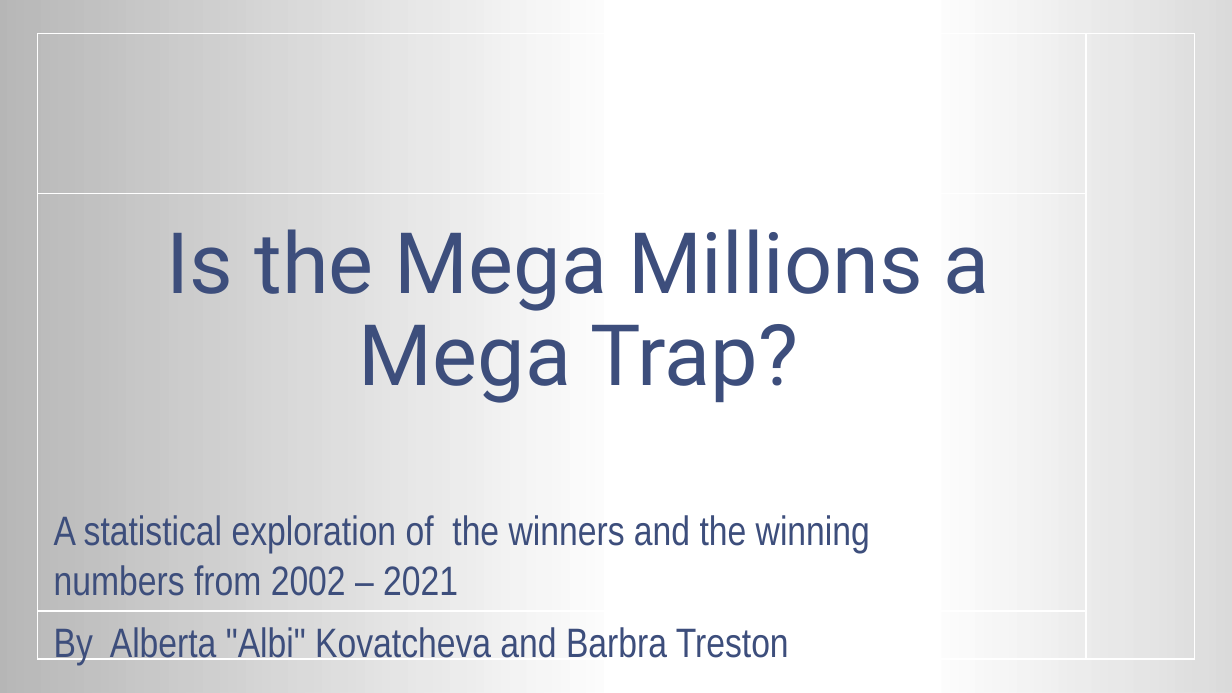
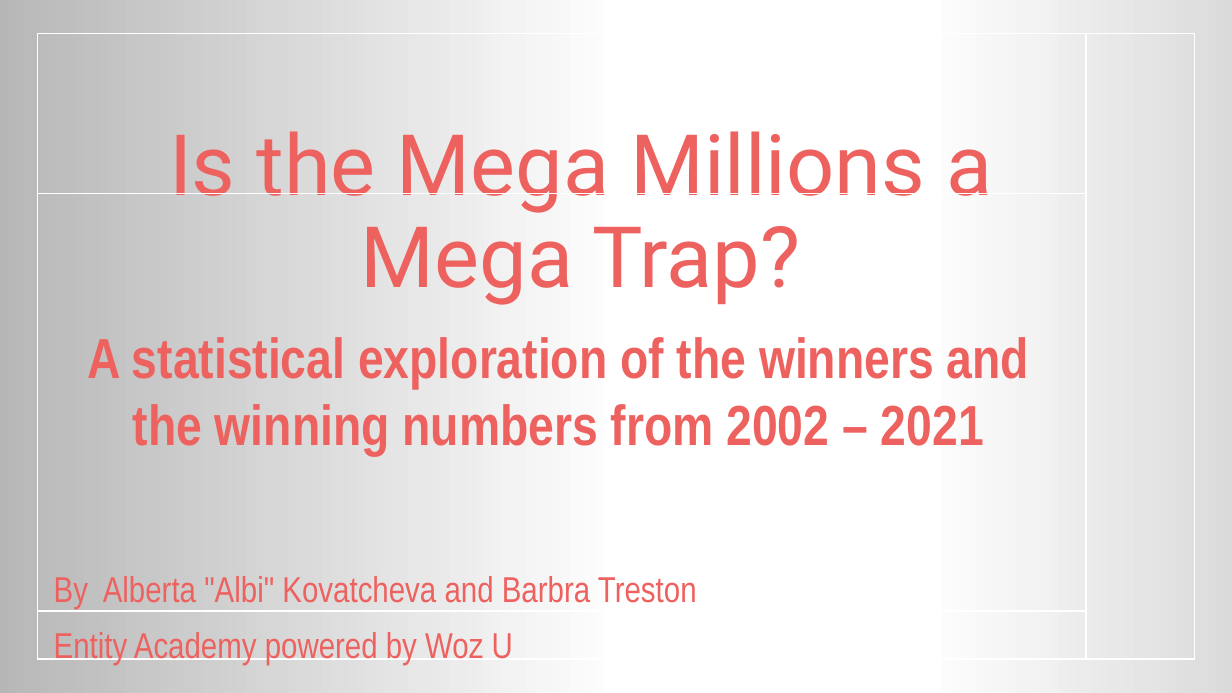
Before and after one commit to AlbiKovi/DSO110---Final-Group-Project, a slide deck: slide 1 of Is the Mega Millions a Mega Trap.pptm. Drawn at 1232x693 pixels with LibreOffice and Linux fonts; fonts in the diff are those of the drawing; background and template pictures are left out. Boxes give left, top, right and bottom in pixels: in the first picture for what was removed or moved away, otherwise in the second. Text is boxed around its words. In the diff, an @@ line names an element or a change of style, - is before the commit and + after.

```diff
--- a/Is the Mega Millions a Mega Trap.pptm
+++ b/Is the Mega Millions a Mega Trap.pptm
@@ title "Is the Mega Millions a ...": place and size @@
-title "Is the Mega Millions a ..." at (167, 229, 990, 403)
+title "Is the Mega Millions a ..." at (169, 131, 992, 305)
@@ title "Is the Mega Millions a ..." at (169, 131, 992, 305): text colour #3D4E7C to #ED625F @@
@@ subtitle at (54, 337, 1029, 609): size 32 to 44 pt, bold on in "A statistical exploration of the winners and ..."; text colour #3D4E7C to #ED625F in "A statistical exploration of the winners and ...", "By Alberta "Albi" Kovatcheva and Barbra Treston"; size 32 to 28 pt in "By Alberta "Albi" Kovatcheva and Barbra Treston"; alignment left to centre @@
@@ subtitle at (54, 632, 513, 665): paragraph added @@
+Entity Academy powered by Woz U
```
Also in this commit, not shown: 1 other slide changed, 17 slides added.
